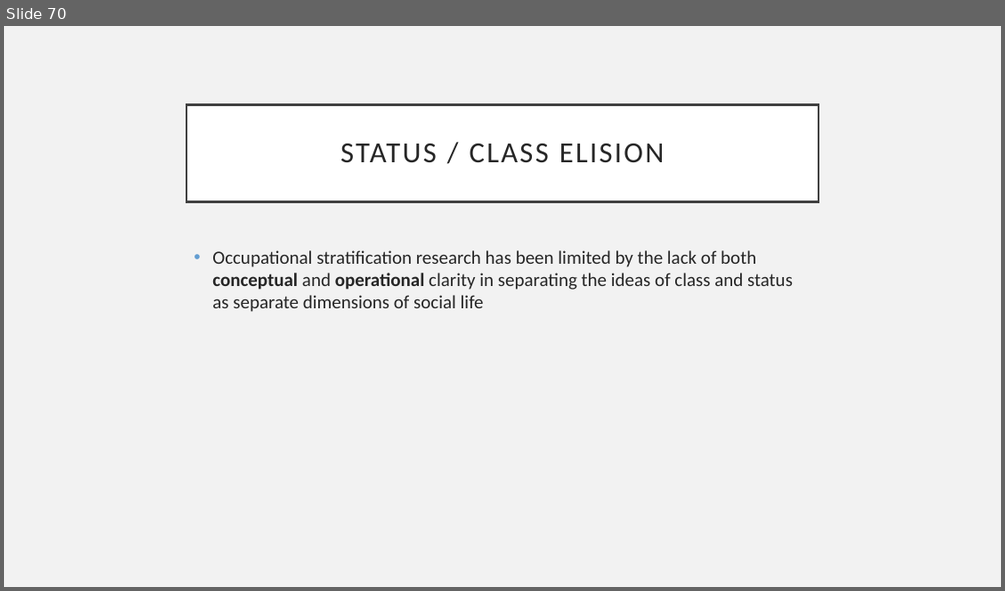
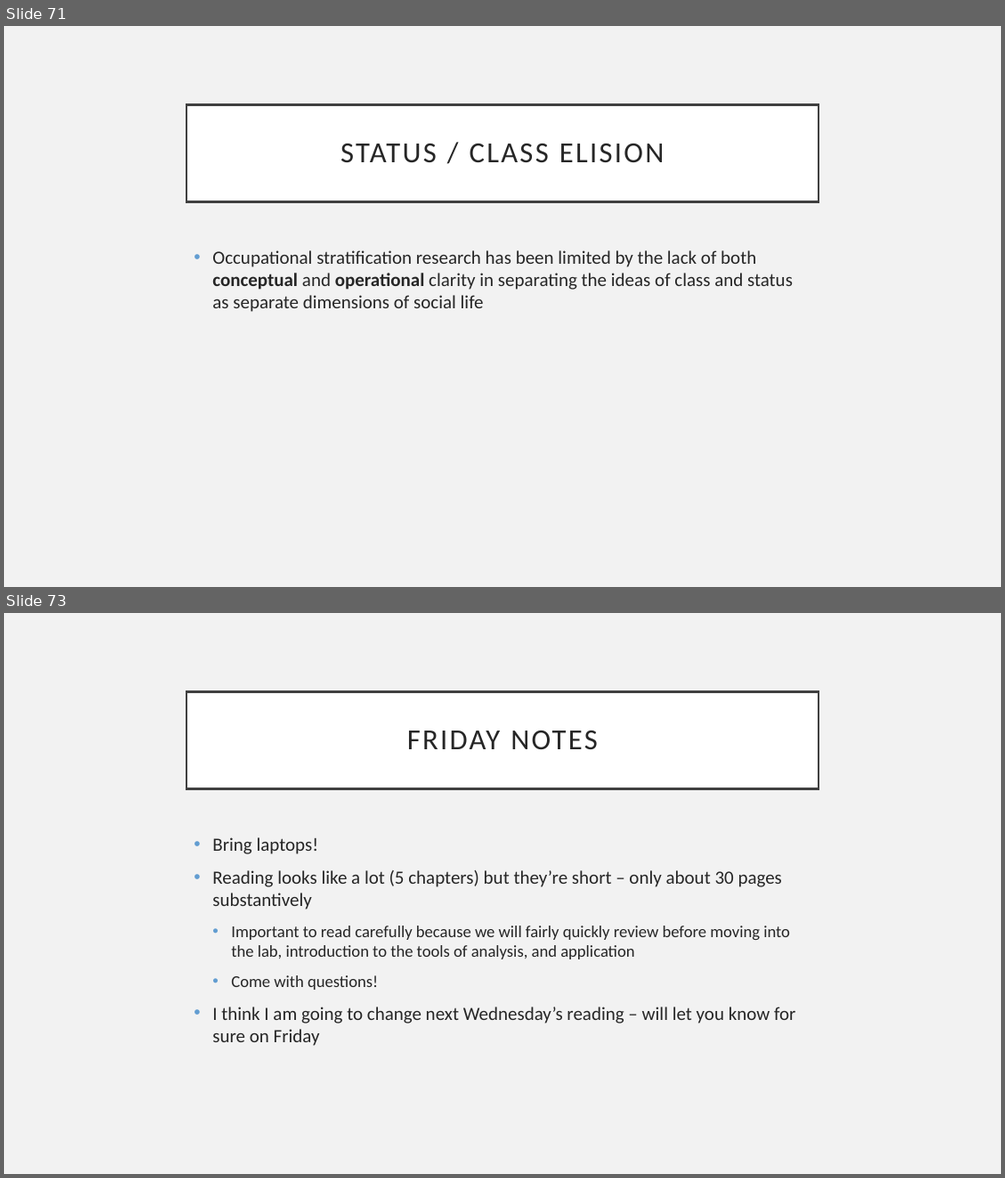
Before and after one commit to ekmaloney/soc490s, a slide deck: slides/jan_24.pptx. Shown one above the other, each under a label of ours: slide 70 before the commit, slides 71 and 73 after it; the slides between them are not shown. The pictures are 1005x591 and 1005x1178 pixels, drawn with LibreOffice and Linux fonts; fonts in the diff are those of the drawing. Boxes give left, top, right and bottom in pixels: in the first picture for what was removed or moved away, otherwise in the second. Text is boxed around its words. In the diff, an @@ line names an element or a change of style, - is before the commit and + after.

```diff
--- a/slides/jan_24.pptx
+++ b/slides/jan_24.pptx
@@ slide 73 added at (4,613,1001,1174), background #F2F2F2 @@
@@ title added at (186,691,818,788), fill #FFFFFF, outline #404040 2.5 pt, 28 pt, text #262626 @@
+FRIDAY NOTES
@@ text added at (212,837,795,1046), 18 pt, text #262626 @@
+• Bring laptops!
+• Reading looks like a lot (5 chapters) but they’re short – only about 30 pages substantively
+  • Important to read carefully because we will fairly quickly review before moving into the lab, introduction to the tools of analysis, and application
+  • Come with questions!
+• I think I am going to change next Wednesday’s reading – will let you know for sure on Friday
@@ what was slide 70 is now slide 71 @@
```
Also in this commit, not shown: 2 other slides added, 4 other files.
